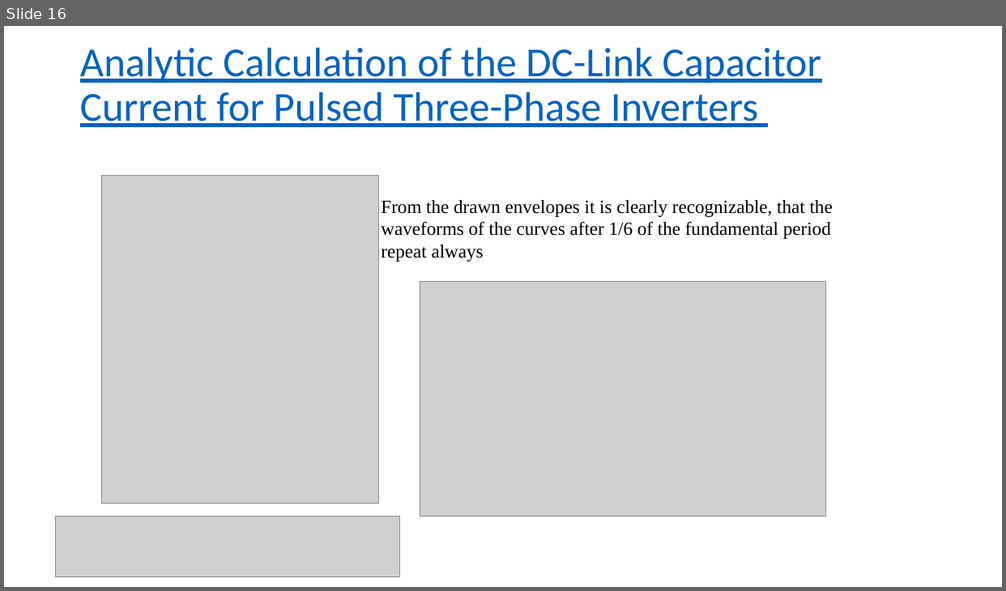
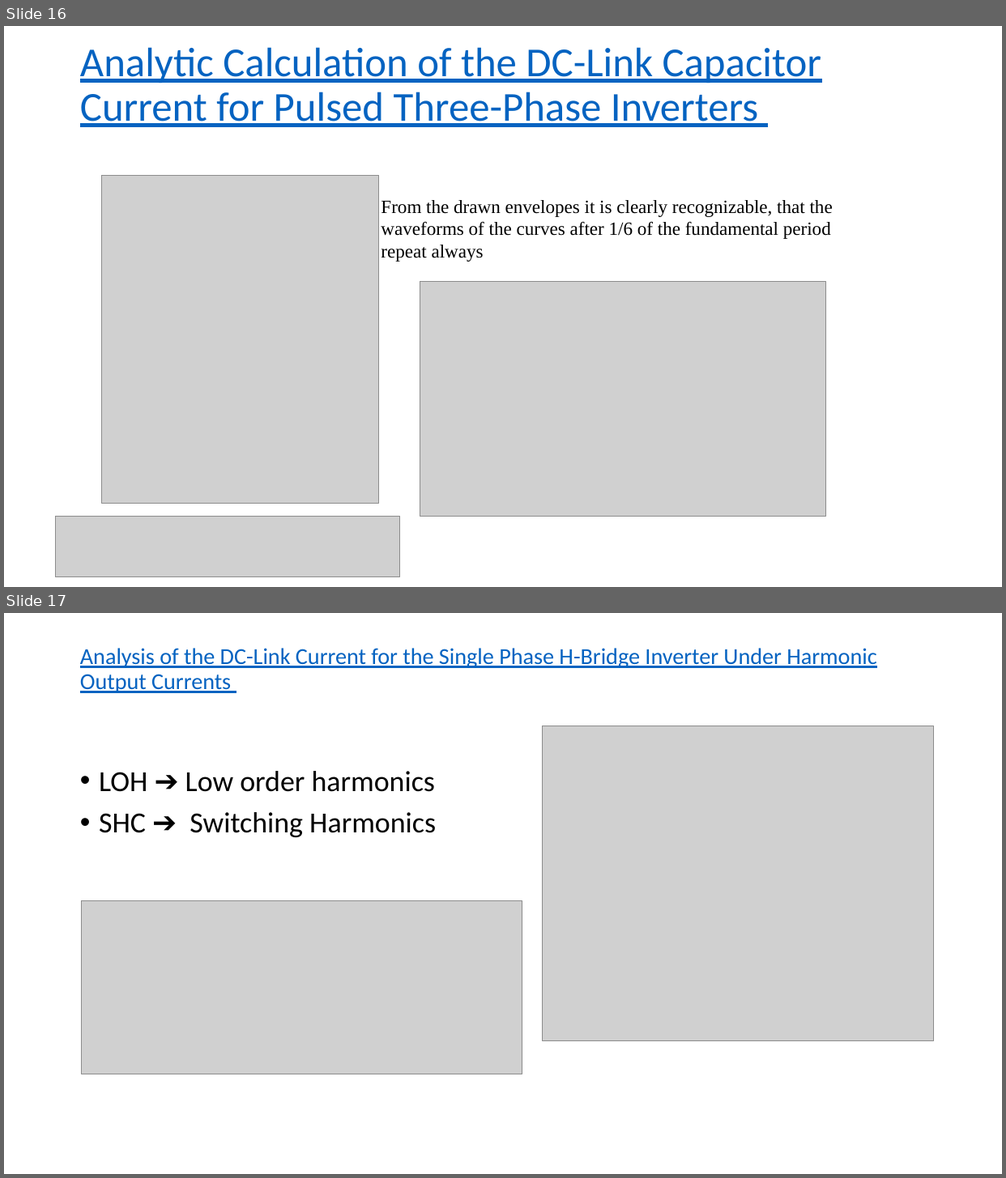
Before and after one commit to EnesAyaz/Studies, a slide deck: Reports/IMMD/Literature_review2.pptx. Shown one above the other, each under a label of ours: slide 16 before the commit, slides 16 and 17 after it. The pictures are 1006x591 and 1006x1178 pixels, drawn with LibreOffice and Linux fonts; fonts in the diff are those of the drawing; grey boxes stand for pictures. Boxes give left, top, right and bottom in pixels: in the first picture for what was removed or moved away, otherwise in the second. Text is boxed around its words. In the diff, an @@ line names an element or a change of style, - is before the commit and + after.

```diff
--- a/Reports/IMMD/Literature_review2.pptx
+++ b/Reports/IMMD/Literature_review2.pptx
@@ slide 17 added at (4, 613, 1002, 1174), background #FFFFFF @@
@@ title added at (80, 648, 876, 693), 22 pt, text #0563C1, underline @@
+Analysis of the DC-Link Current for the Single Phase H-Bridge Inverter Under Harmonic Output Currents
@@ picture added at (543, 726, 934, 1041) @@
@@ text added at (99, 771, 436, 837), 28 pt, text #000000 @@
+• LOH ➔ Low order harmonics
+• SHC ➔ Switching Harmonics
@@ picture added at (81, 901, 522, 1075) @@
```
Also in this commit, not shown: 2 slides changed, 5 other slides added, 10 other files.
